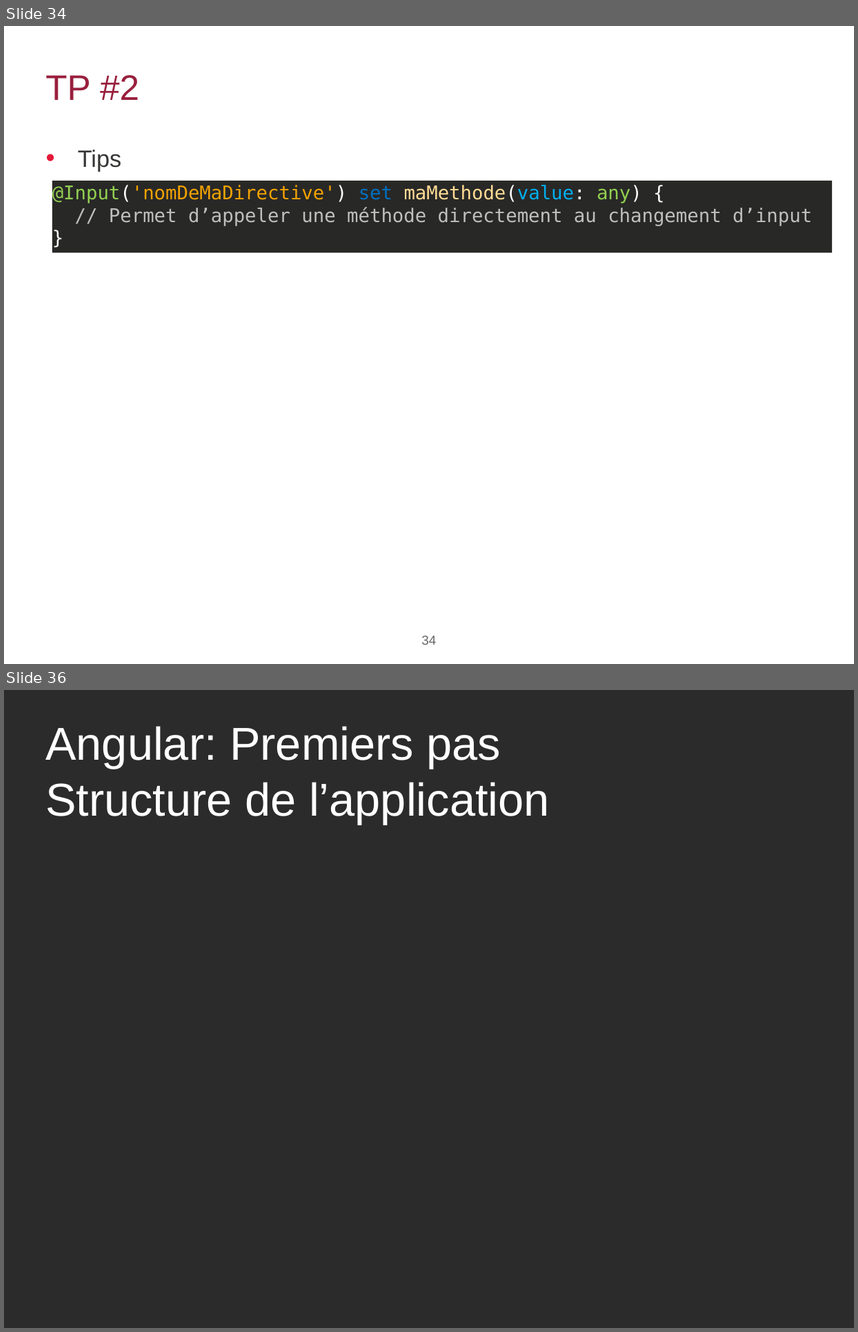
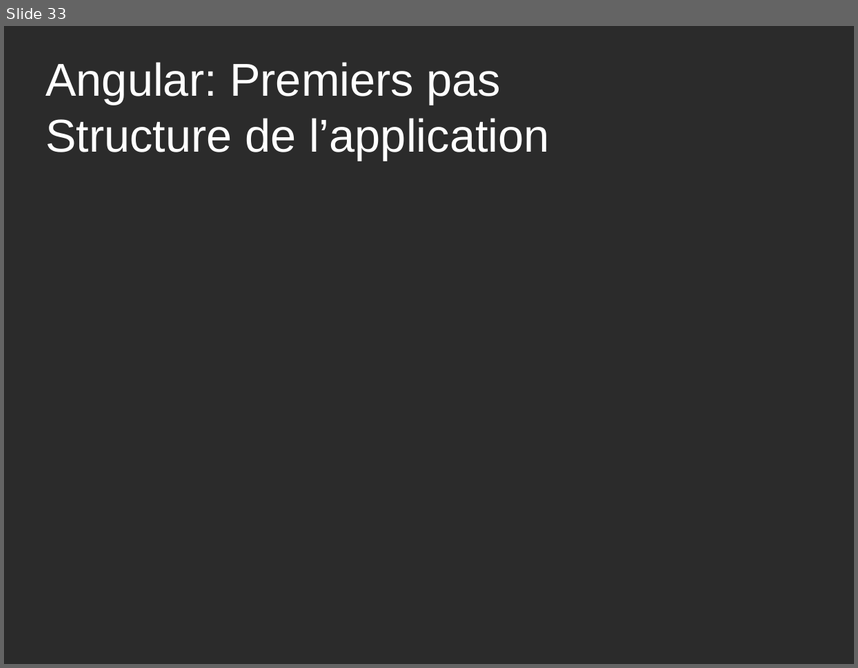
Before and after one commit to agaudichon/CGI-formation-Angular, a slide deck: docs/Formation_Angular_002_Premiers-pas.pptx. Shown one above the other, each under a label of ours: slides 34 and 36 before the commit, slide 33 after it; the slides between them are not shown. The pictures are 858x1332 and 858x668 pixels, drawn with LibreOffice and Linux fonts; fonts in the diff are those of the drawing; background and template pictures are left out; a plain dark background stands for a picture behind light text. Boxes give left, top, right and bottom in pixels: in the first picture for what was removed or moved away, otherwise in the second. Text is boxed around its words. In the diff, an @@ line names an element or a change of style, - is before the commit and + after.

```diff
--- a/docs/Formation_Angular_002_Premiers-pas.pptx
+++ b/docs/Formation_Angular_002_Premiers-pas.pptx
@@ slide 34 removed at bbox=[4, 26, 854, 664], background #FFFFFF @@
@@ title removed at bbox=[45, 75, 139, 100] @@
-TP #2
@@ text removed at bbox=[78, 150, 121, 171] @@
-• Tips
@@ rectangle removed at bbox=[52, 181, 833, 253] @@
-@Input('nomDeMaDirective') set maMethode(value: any) {
-// Permet d’appeler une méthode directement au changement d’input
-}
@@ page number removed at bbox=[421, 635, 436, 644] @@
-34
@@ what was slide 36 is now slide 33 @@
```
Also in this commit, not shown: 2 slides changed, 1 slide added, 3 other slides removed, 2 other files.
